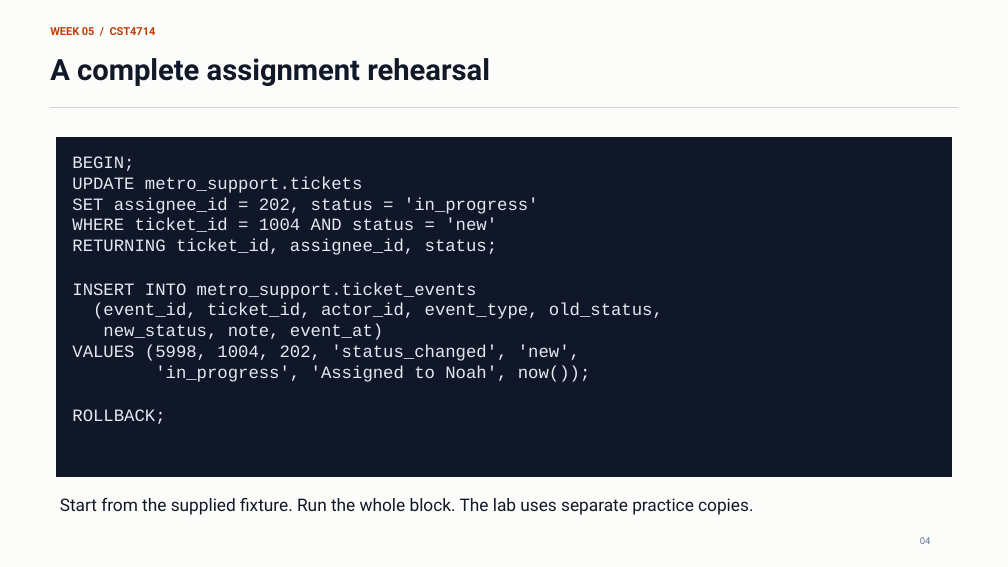
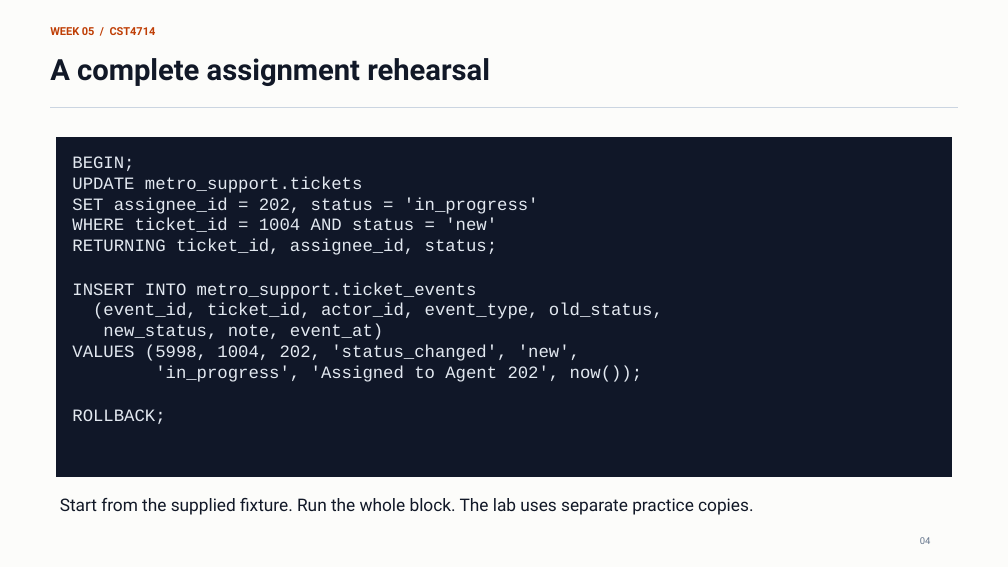
Before and after one commit to lolusername/CST4714_DB_admin, a slide deck: slide 4 of week_05/week_05_transactions_mvcc_locks.pptx. Drawn at 1008x567 pixels with LibreOffice and Linux fonts; fonts in the diff are those of the drawing. Boxes give left, top, right and bottom in pixels: in the first picture for what was removed or moved away, otherwise in the second. Text is boxed around its words. In the diff, an @@ line names an element or a change of style, - is before the commit and + after.

```diff
--- a/week_05/week_05_transactions_mvcc_locks.pptx
+++ b/week_05/week_05_transactions_mvcc_locks.pptx
@@ text at (155,366,643,382): text changed @@
-'in_progress', 'Assigned to Noah', now());
+'in_progress', 'Assigned to Agent 202', now());
```
Also in this commit, not shown: 5 other slides changed, 3 slides added, 1 slide removed, 5 other files.
